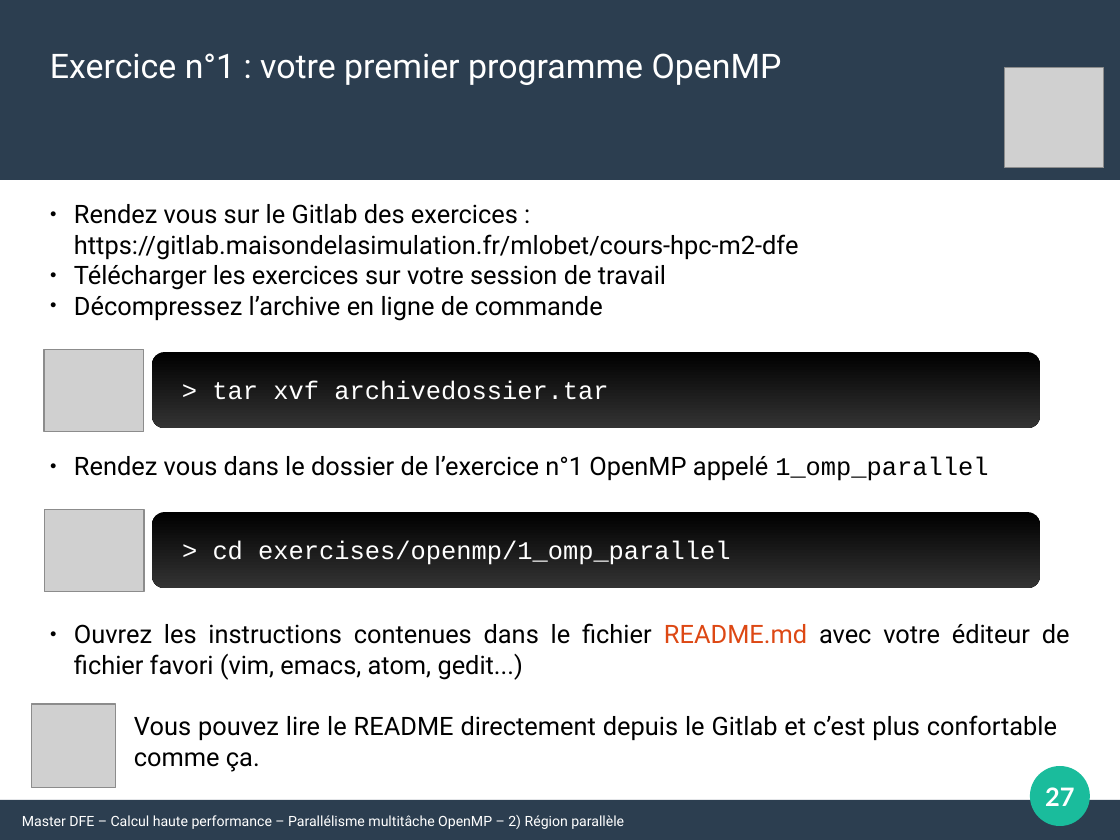
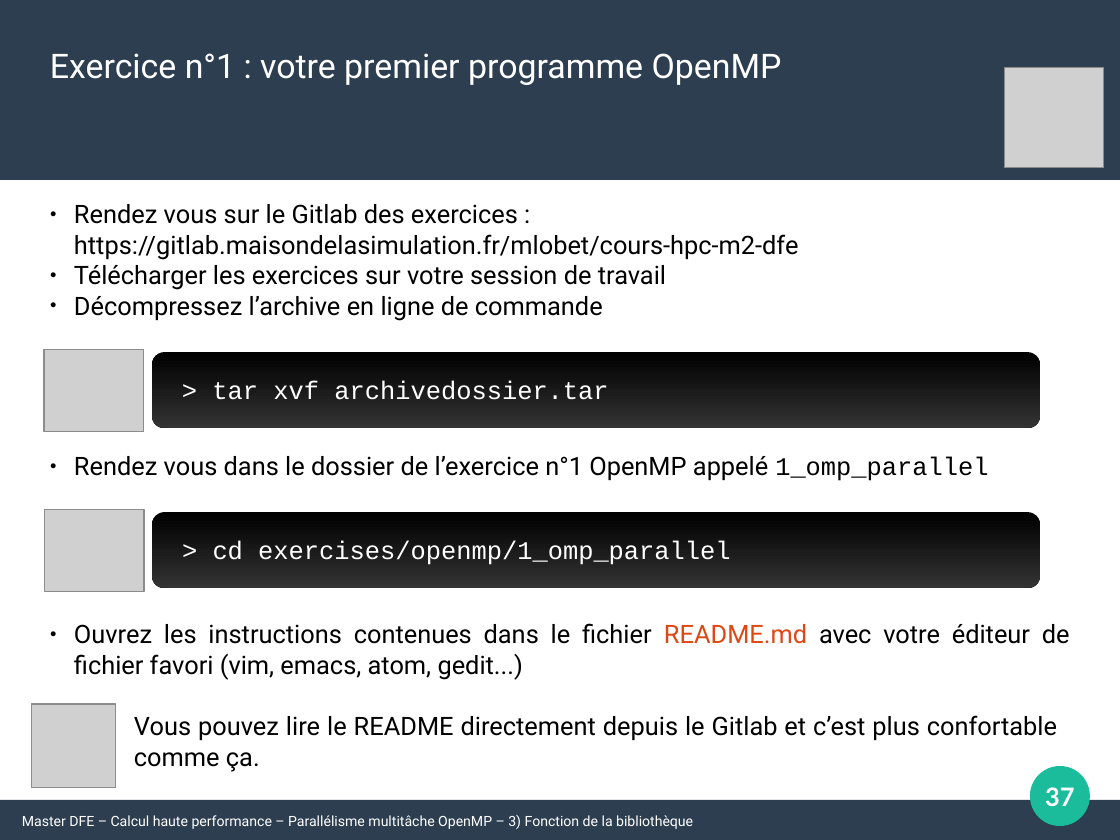
Before and after one commit to Maison-de-la-Simulation/HPC-DFE-Paris-Saclay, a slide deck: slide 37 of support/OpenMP.odp (slide 27 before the commit). Drawn at 1120x840 pixels with LibreOffice and Linux fonts; fonts in the diff are those of the drawing; grey boxes stand for pictures. Boxes give left, top, right and bottom in pixels: in the first picture for what was removed or moved away, otherwise in the second. Text is boxed around its words. In the diff, an @@ line names an element or a change of style, - is before the commit and + after.

Commit message:
Update openMP courses

```diff
--- a/support/OpenMP.odp
+++ b/support/OpenMP.odp
@@ page number at (1045, 787, 1074, 807): text changed @@
-27
+37
@@ text at (22, 815, 693, 829): text changed @@
-Master DFE – Calcul haute performance – Parallélisme multitâche OpenMP – 2) Région parallèle
+Master DFE – Calcul haute performance – Parallélisme multitâche OpenMP – 3) Fonction de la bibliothèque
```
Also in this commit, not shown: 19 other slides changed, 22 slides added, 7 other files.
